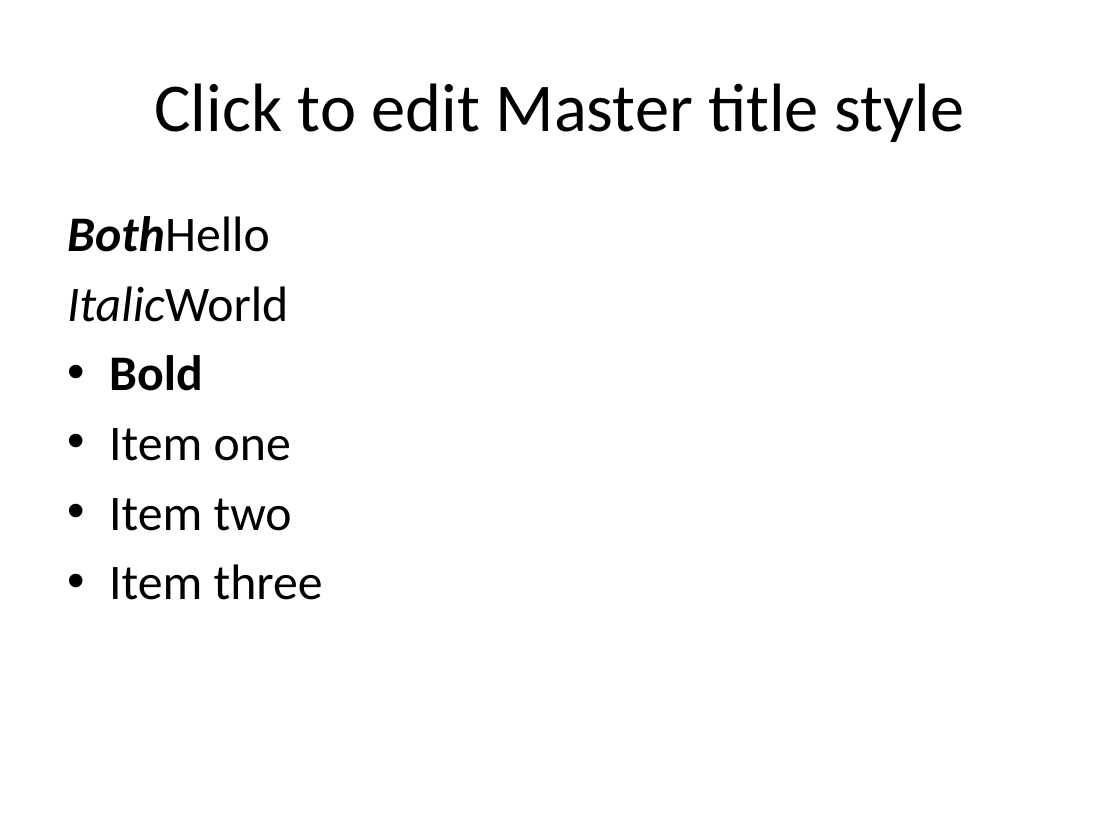
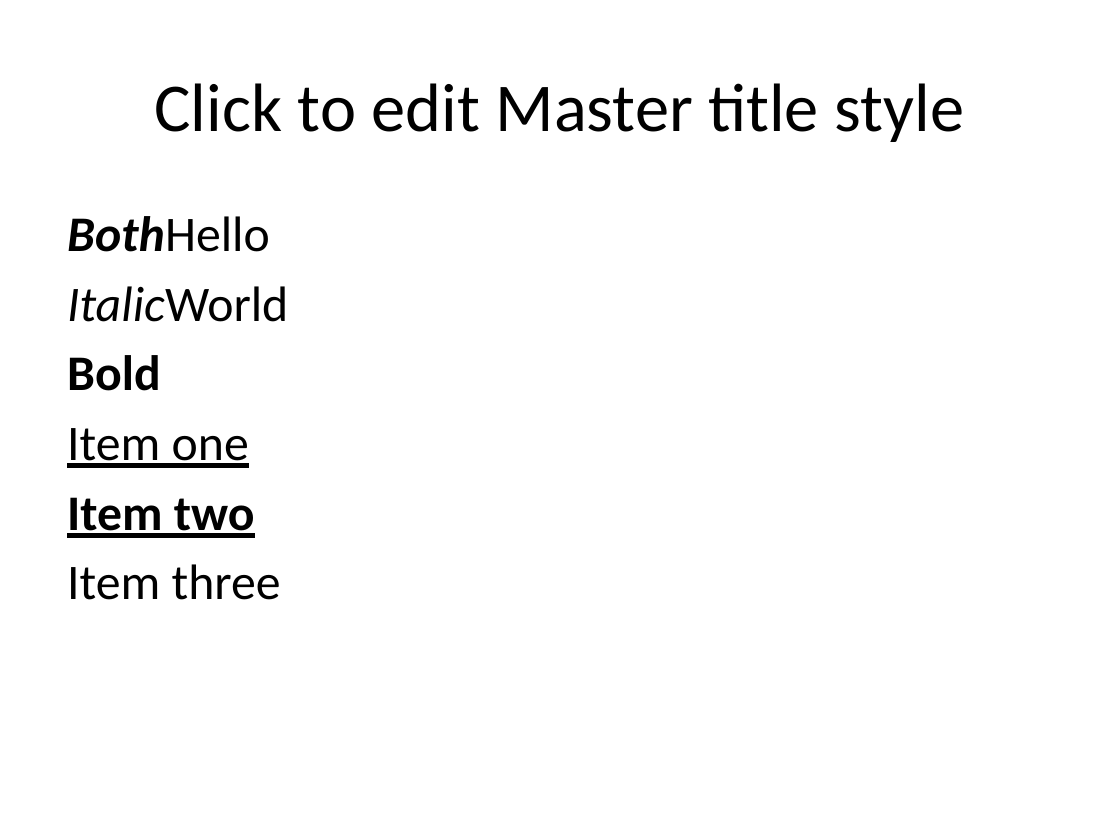
Before and after one commit to oroborous/html-to-apache-poi-converter, a slide deck: slide 1 of output.pptx. Drawn at 1120x840 pixels with LibreOffice and Linux fonts; fonts in the diff are those of the drawing. Boxes give left, top, right and bottom in pixels: in the first picture for what was removed or moved away, otherwise in the second. Text is boxed around its words. In the diff, an @@ line names an element or a change of style, - is before the commit and + after.

```diff
--- a/output.pptx
+++ b/output.pptx
@@ text at (67,355,281,600): underline on in "Item one", "Item two"; bold on in "Item two"; bullet • to none @@
```
Also in this commit, not shown: 2 other files.
